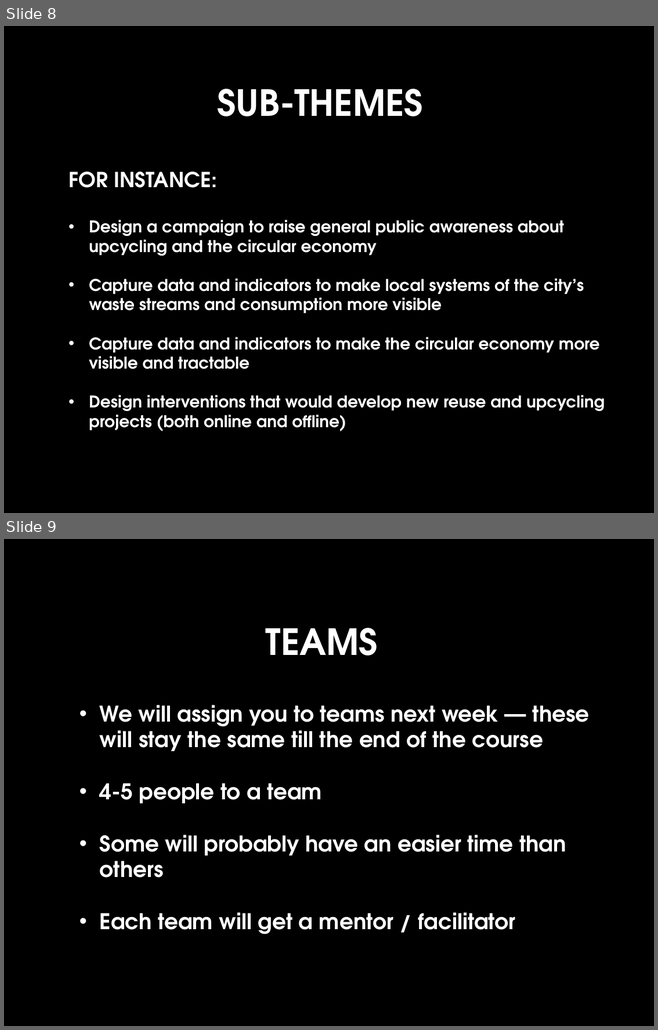
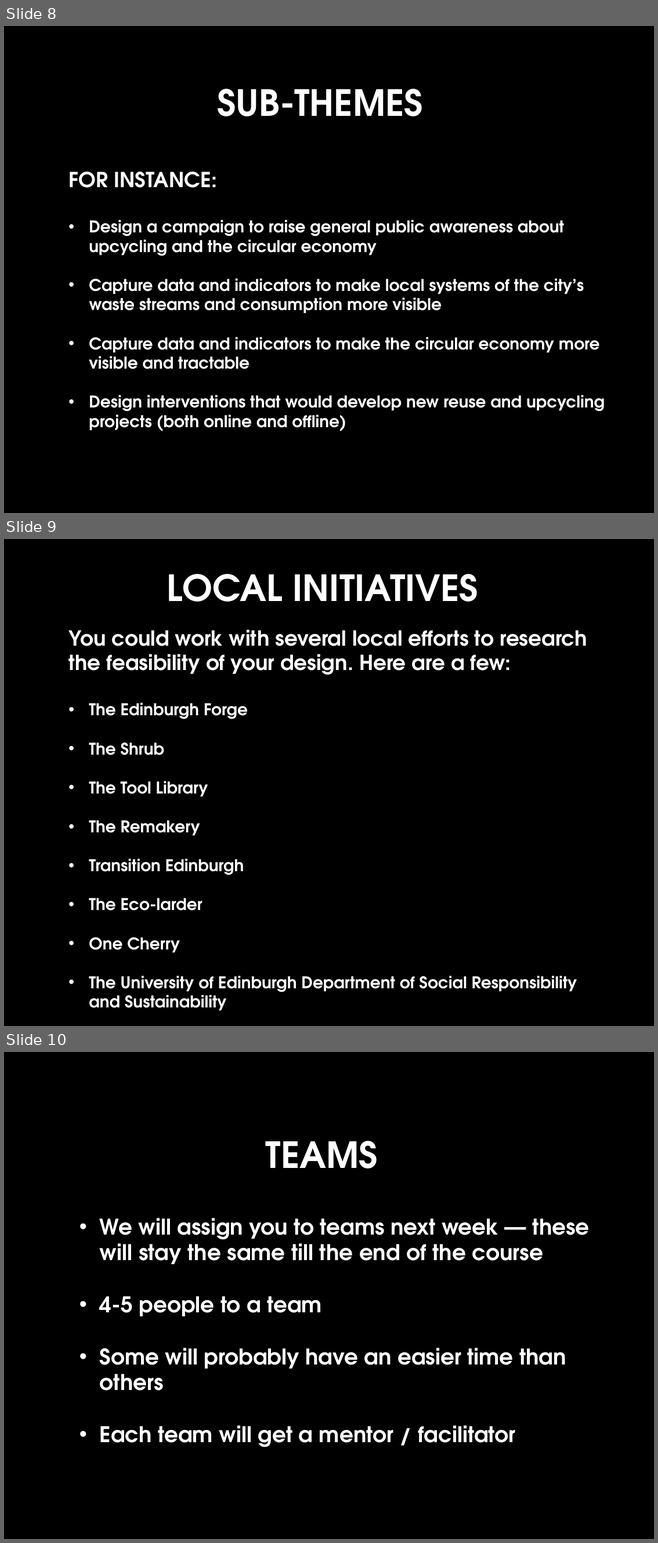
Before and after one commit to edinburghlivinglab/ddc, a slide deck: course_docs/week1-1.pptx. Shown one above the other, each under a label of ours: slides 8 and 9 before the commit, slides 8, 9 and 10 after it. The pictures are 658x1030 and 658x1543 pixels, drawn with LibreOffice and Linux fonts; fonts in the diff are those of the drawing. Boxes give left, top, right and bottom in pixels: in the first picture for what was removed or moved away, otherwise in the second. Text is boxed around its words. In the diff, an @@ line names an element or a change of style, - is before the commit and + after.

```diff
--- a/course_docs/week1-1.pptx
+++ b/course_docs/week1-1.pptx
@@ slide 9 added at [4, 539, 654, 1026], background #000000 @@
@@ title added at [167, 574, 478, 602], 40 pt, text #FFFFFF, bold @@
+LOCAL INITIATIVES
@@ text added at [68, 629, 587, 1011], 18 pt, text #FFFFFF, bold @@
+You could work with several local efforts to research the feasibility of your design. Here are a few:
+• The Edinburgh Forge
+• The Shrub
+• The Tool Library
+• The Remakery
+• Transition Edinburgh
+• The Eco-larder
+• One Cherry
+• The University of Edinburgh Department of Social Responsibility and Sustainability
@@ what was slide 9 is now slide 10 @@
```
